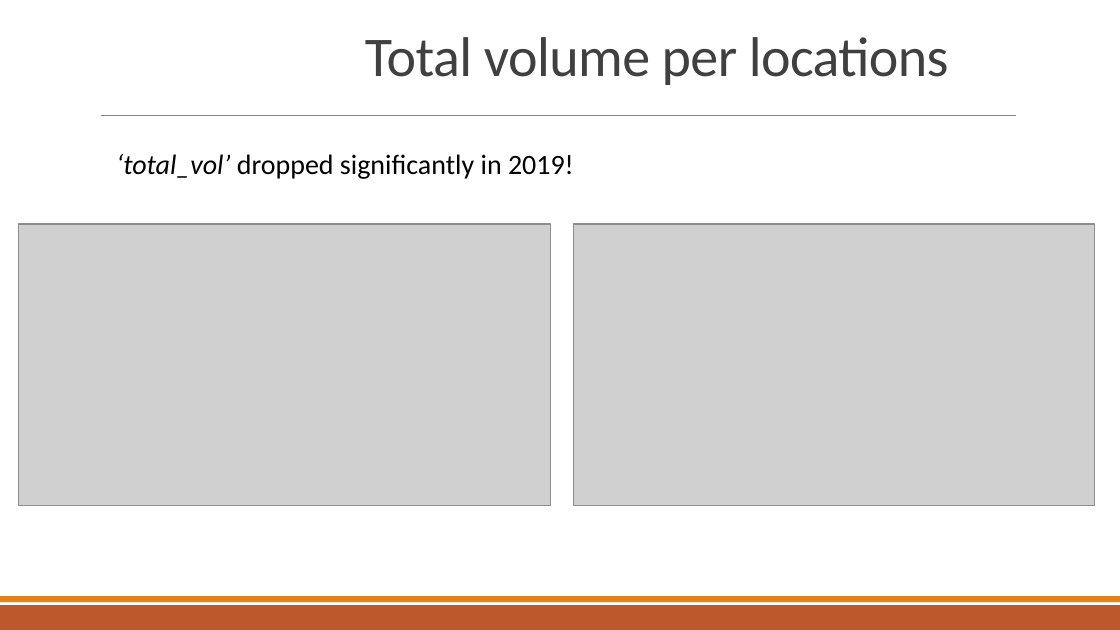
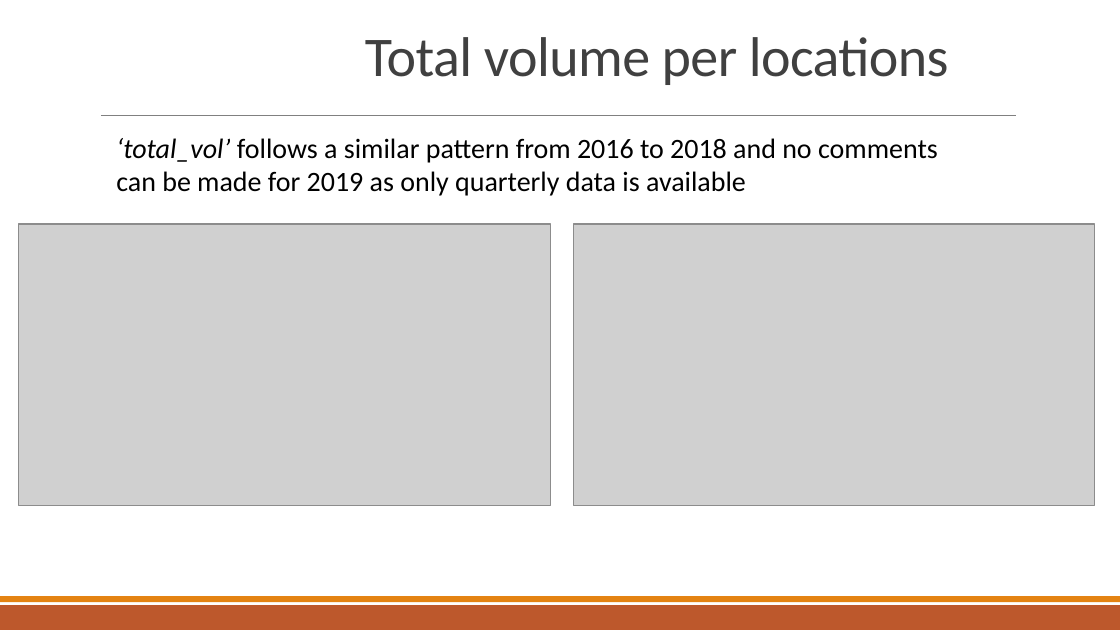
Before and after one commit to PatelKeviin/DataDisca-EDA, a slide deck: slide 5 of EDA Presentation.pptx. Drawn at 1120x630 pixels with LibreOffice and Linux fonts; fonts in the diff are those of the drawing; grey boxes stand for pictures; background and template pictures are left out. Boxes give left, top, right and bottom in pixels: in the first picture for what was removed or moved away, otherwise in the second. Text is boxed around its words. In the diff, an @@ line names an element or a change of style, - is before the commit and + after.

```diff
--- a/EDA Presentation.pptx
+++ b/EDA Presentation.pptx
@@ text at (x1=116, y1=138, x2=938, y2=196): text changed @@
-‘total_vol’ dropped significantly in 2019!
+‘total_vol’ follows a similar pattern from 2016 to 2018 and no comments can be made for 2019 as only quarterly data is available
```
Also in this commit, not shown: 1 other file.
